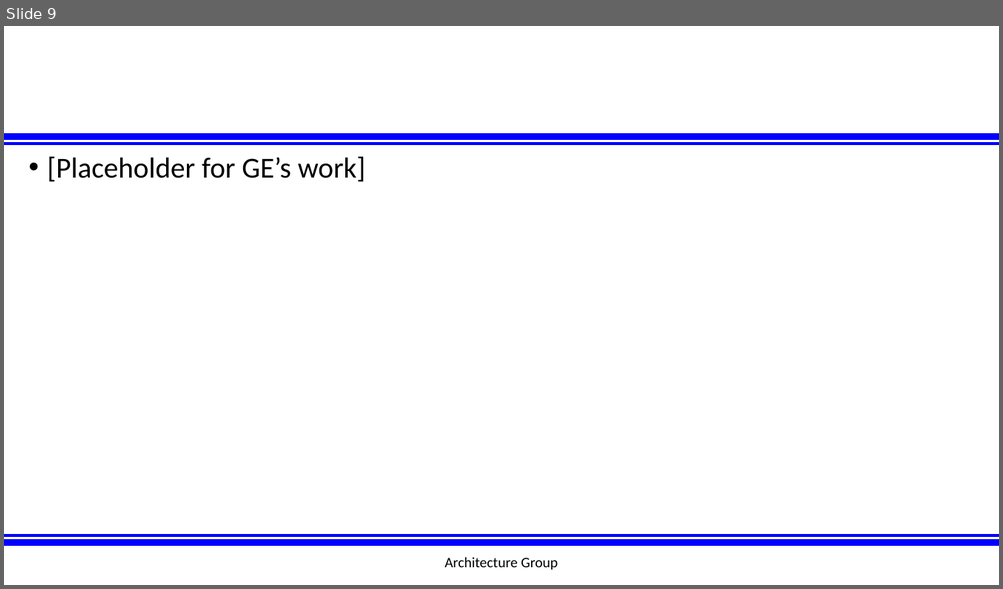
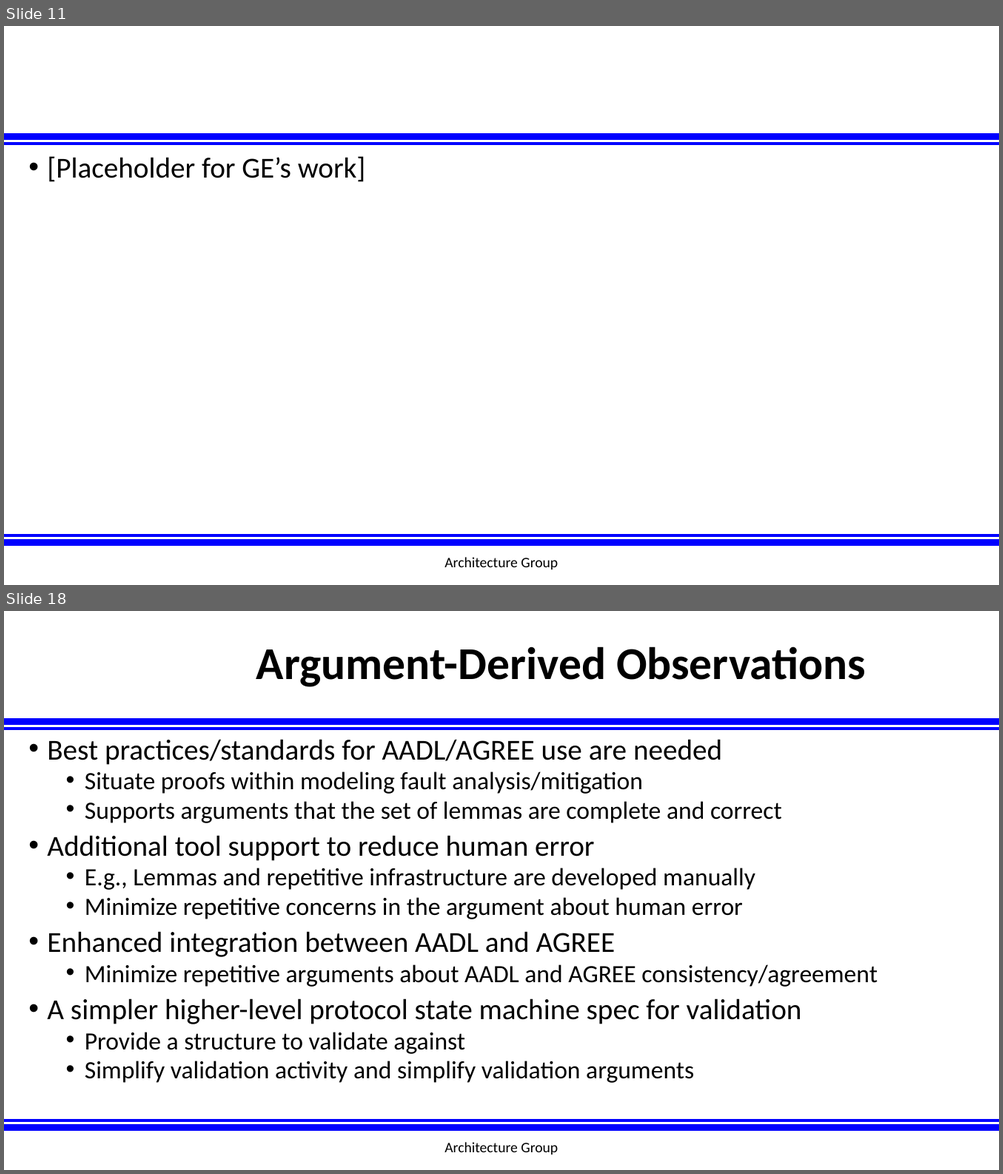
Before and after one commit to afrl-rq/OpenUxAS-SoI, a slide deck: presentations/S5_SoI_Architecture_Group.pptx. Shown one above the other, each under a label of ours: slide 9 before the commit, slides 11 and 18 after it; the slides between them are not shown. The pictures are 1003x589 and 1003x1174 pixels, drawn with LibreOffice and Linux fonts; fonts in the diff are those of the drawing; background and template pictures are left out. Boxes give left, top, right and bottom in pixels: in the first picture for what was removed or moved away, otherwise in the second. Text is boxed around its words. In the diff, an @@ line names an element or a change of style, - is before the commit and + after.

```diff
--- a/presentations/S5_SoI_Architecture_Group.pptx
+++ b/presentations/S5_SoI_Architecture_Group.pptx
@@ slide 18 added at <box>4,611,999,1170</box>, background #FFFFFF; not listed: 4 template elements that a slide beside it also shows @@
@@ title added at <box>256,647,865,687</box>, 44 pt, text #000000, bold @@
+Argument-Derived Observations
@@ text added at <box>47,739,877,1083</box>, 24 pt, text #000000 @@
+• Best practices/standards for AADL/AGREE use are needed
+  • Situate proofs within modeling fault analysis/mitigation
+  • Supports arguments that the set of lemmas are complete and correct
+• Additional tool support to reduce human error
+  • E.g., Lemmas and repetitive infrastructure are developed manually
+  • Minimize repetitive concerns in the argument about human error
+• Enhanced integration between AADL and AGREE
+  • Minimize repetitive arguments about AADL and AGREE consistency/agreement
+• A simpler higher-level protocol state machine spec for validation
+  • Provide a structure to validate against
+  • Simplify validation activity and simplify validation arguments
@@ text added at <box>444,1142,558,1155</box>, 14 pt, text #000000 @@
+Architecture Group
@@ what was slide 9 is now slide 11 @@
```
Also in this commit, not shown: 9 slides changed, 17 other slides added.
